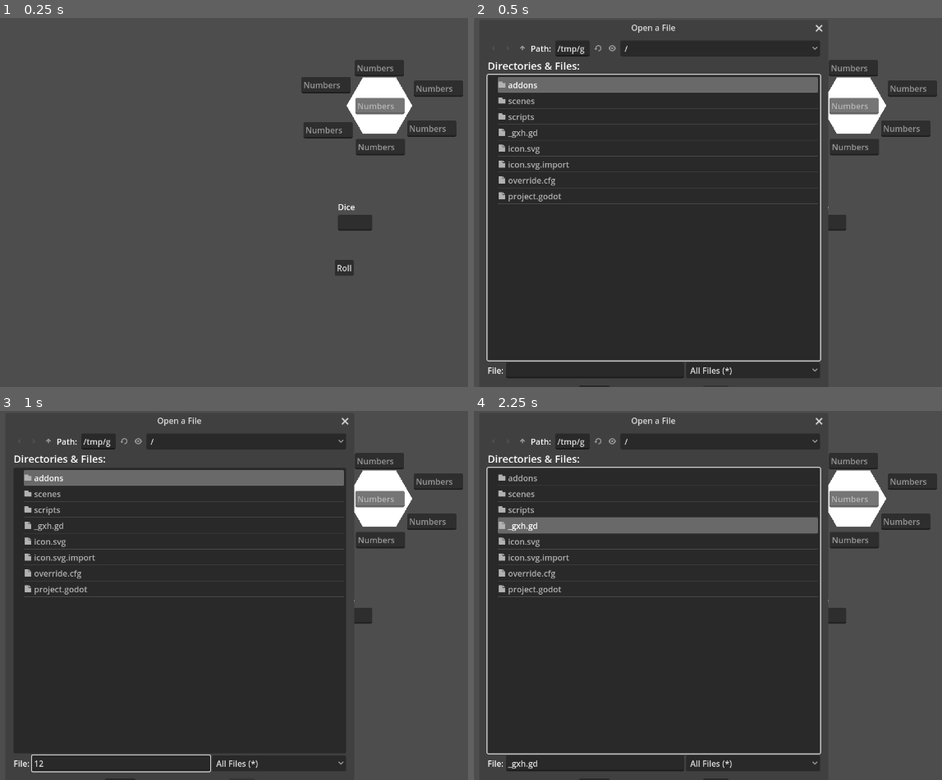
Above: before the commit, frames 1-4 (two rows, left to right).
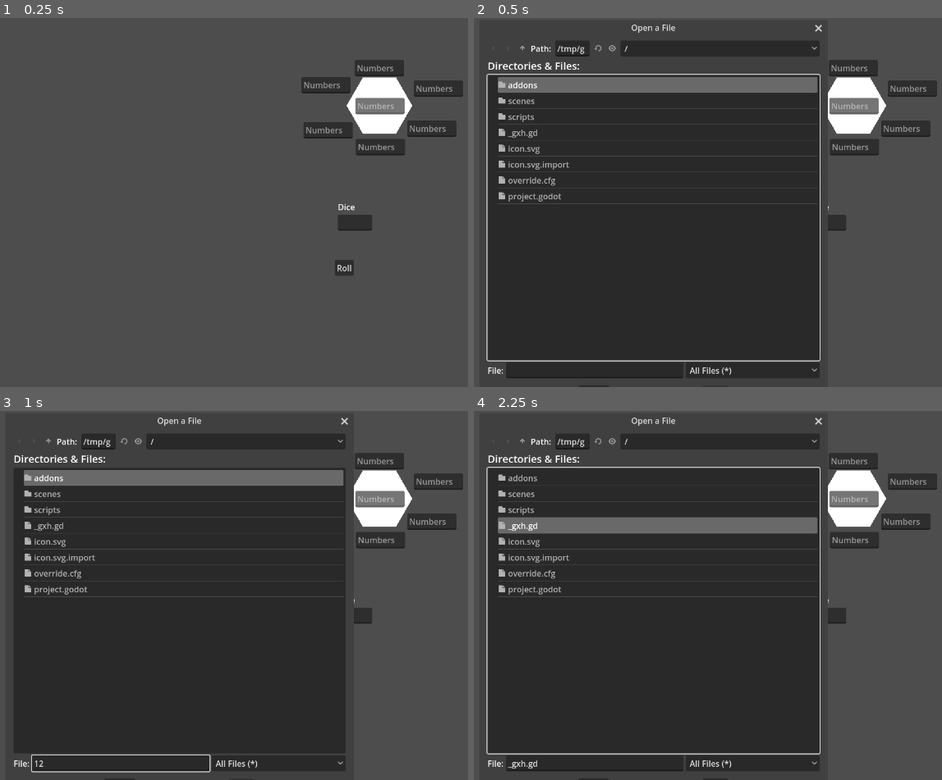
Above: after the commit, the same moments.

Repository: ashestosea/hex-flower
Game: Godot game, scene res://scenes/main.tscn
Same seed, same stepped clock (60 frames per second), same inputs: the game is played once before the commit and once after it.
Inputs (mouse positions are in pixels of both pictures, inside the frame that each line leads up to):
- Up to frame 1 (0.25 s): no input
- Up to frame 2 (0.5 s): no input
- Up to frame 3 (1 s): click (121, 761) at 0.52 s; type "12" at 0.6 s; click (379, 499) at 0.75 s; type "12" at 0.83 s; click (379, 462) at 0.98 s
- Up to frame 4 (2.25 s): type "12" at 1.07 s; click (913, 481) at 1.27 s; type "12" at 1.35 s; click (904, 521) at 1.5 s; type "12" at 1.58 s; click (853, 540) at 1.73 s; type "12" at 1.82 s; click (801, 521) at 2.02 s; type "12" at 2.1 s

Frame 1 is identical in both runs. In frame 2, 0.4% of the frame differs, in the area x 44-76%, y 1-98%; in frame 3, 0.1%; in frame 4, 0.4%.

Commit message:
Fix nav hex line edit fields

Diff:
--- a/scripts/navigation.gd
+++ b/scripts/navigation.gd
@@ -50,6 +50,34 @@
 	nw = parse_nav_text(new_text)
 
 
+func _on_line_edit_stay_focus_exited():
+	stay = parse_nav_text(le_stay.text)
+
+
+func _on_line_edit_n_focus_exited():
+	n = parse_nav_text(le_n.text)
+
+
+func _on_line_edit_ne_focus_exited():
+	ne = parse_nav_text(le_ne.text)
+
+
+func _on_line_edit_se_focus_exited():
+	se = parse_nav_text(le_se.text)
+
+
+func _on_line_edit_s_focus_exited():
+	s = parse_nav_text(le_s.text)
+
+
+func _on_line_edit_sw_focus_exited():
+	sw = parse_nav_text(le_sw.text)
+
+
+func _on_line_edit_nw_focus_exited():
+	nw = parse_nav_text(le_nw.text)
+
+
 func _ready():
 	le_stay = get_node("Container/LineEdit_Stay")
 	le_n = get_node("Container/LineEdit_N")
